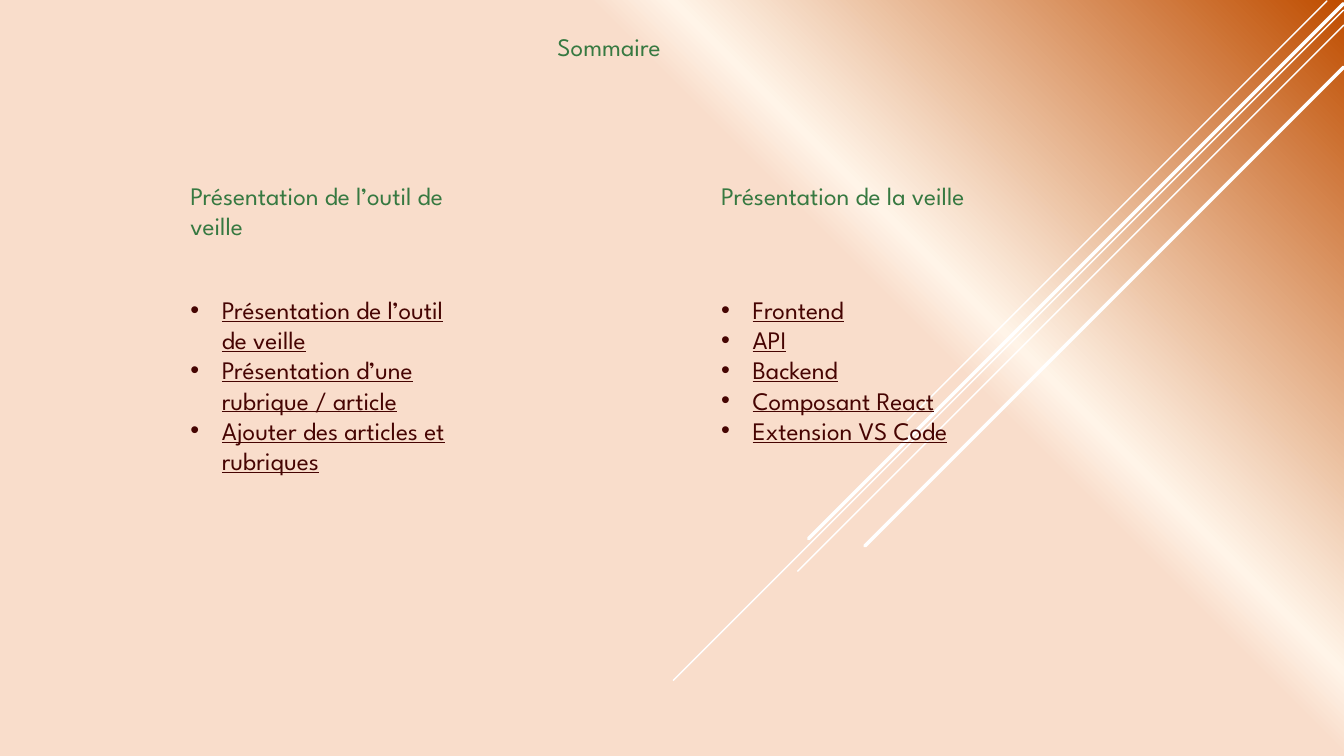
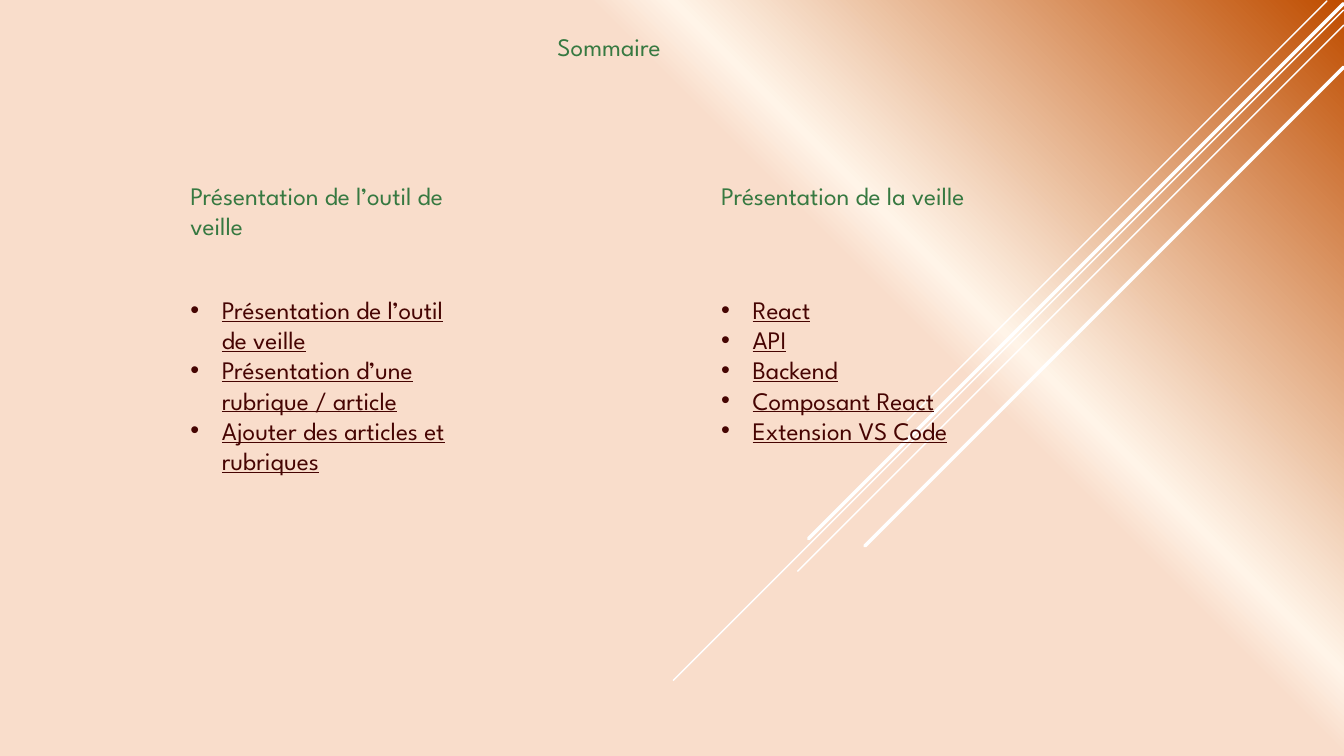
Before and after one commit to JordanKlashi/Projet-7, a slide deck: slide 2 of presentation/Présentation de la veille.pptx. Drawn at 1344x756 pixels with LibreOffice and Linux fonts; fonts in the diff are those of the drawing. Boxes give left, top, right and bottom in pixels: in the first picture for what was removed or moved away, otherwise in the second. Text is boxed around its words. In the diff, an @@ line names an element or a change of style, - is before the commit and + after.

```diff
--- a/presentation/Présentation de la veille.pptx
+++ b/presentation/Présentation de la veille.pptx
@@ text at bbox=[753, 302, 811, 322]: text changed @@
-• Frontend
+• React
```
Also in this commit, not shown: 2 other slides changed, 5 other files.
